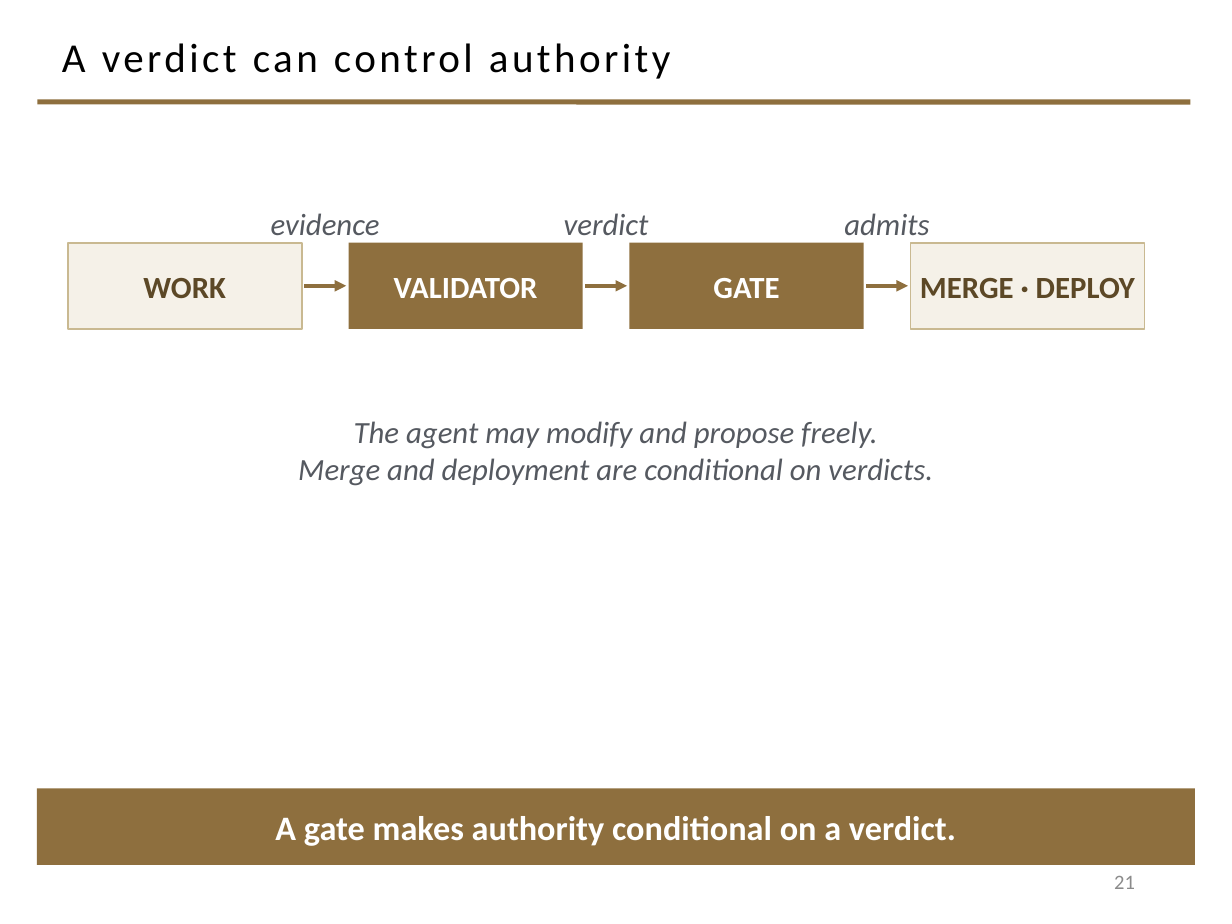
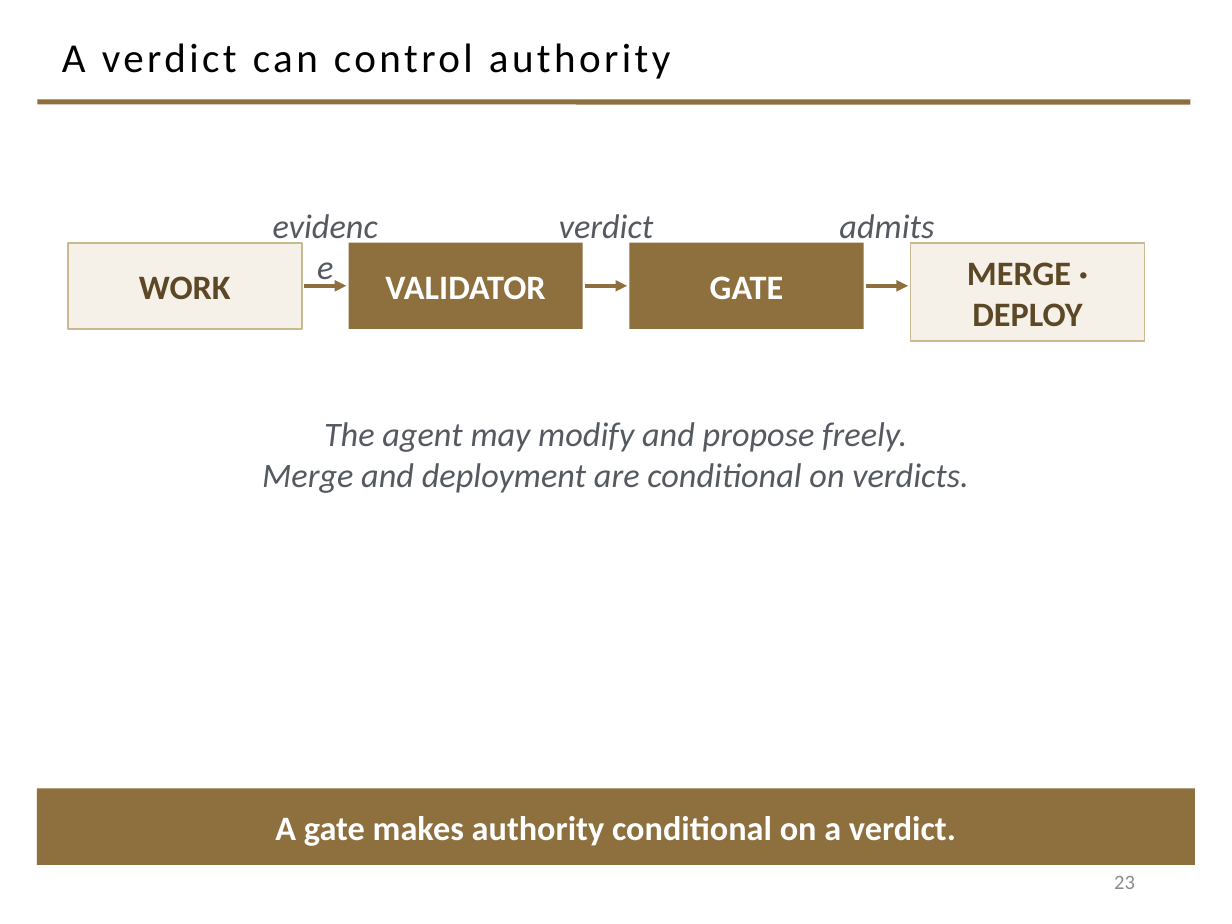
Before and after one commit to davisjam/model-based-agentic-software-engineering, a slide deck: slide 23 of course/lectures/act-2-delegation-and-control/03-alignment/2-3-Alignment.pptx (slide 21 before the commit). Drawn at 1232x924 pixels with LibreOffice and Linux fonts; fonts in the diff are those of the drawing; background and template pictures are left out. Boxes give left, top, right and bottom in pixels: in the first picture for what was removed or moved away, otherwise in the second. Text is boxed around its words. In the diff, an @@ line names an element or a change of style, - is before the commit and + after.

Commit message:
deck 2-3 S3: 'From failures to controls' becomes a section; four-roles slide splits
'A failure model suggests controls' converts to the SECTION 3 divider; its
failure-to-response table rebuilds as the section's first content slide at the
20pt floor, noting the bottom two rows are species of process failure kept for
their distinct mechanisms. Four-roles slide keeps the roles at 20pt+; the
obligation/constraint pipeline gets its own slide. Downstream Section-3 slides
floored at 20pt.

```diff
--- a/course/lectures/act-2-delegation-and-control/03-alignment/2-3-Alignment.pptx
+++ b/course/lectures/act-2-delegation-and-control/03-alignment/2-3-Alignment.pptx
@@ size 18 to 20 pt in 8 elements at [68, 243, 302, 329], [257, 198, 393, 238], [349, 243, 583, 329], [559, 214, 653, 247], [630, 243, 864, 329], [839, 214, 934, 247], [262, 422, 968, 493], [910, 243, 1145, 341] @@
@@ rectangle "MERGE · DEPLOY": place and size @@
-rectangle "MERGE · DEPLOY" at [910, 243, 1145, 329]
+rectangle "MERGE · DEPLOY" at [910, 243, 1145, 341]
@@ page number at [1114, 876, 1135, 889]: text changed @@
-21
+23
```
Also in this commit, not shown: 3 other slides changed, 2 slides added.
